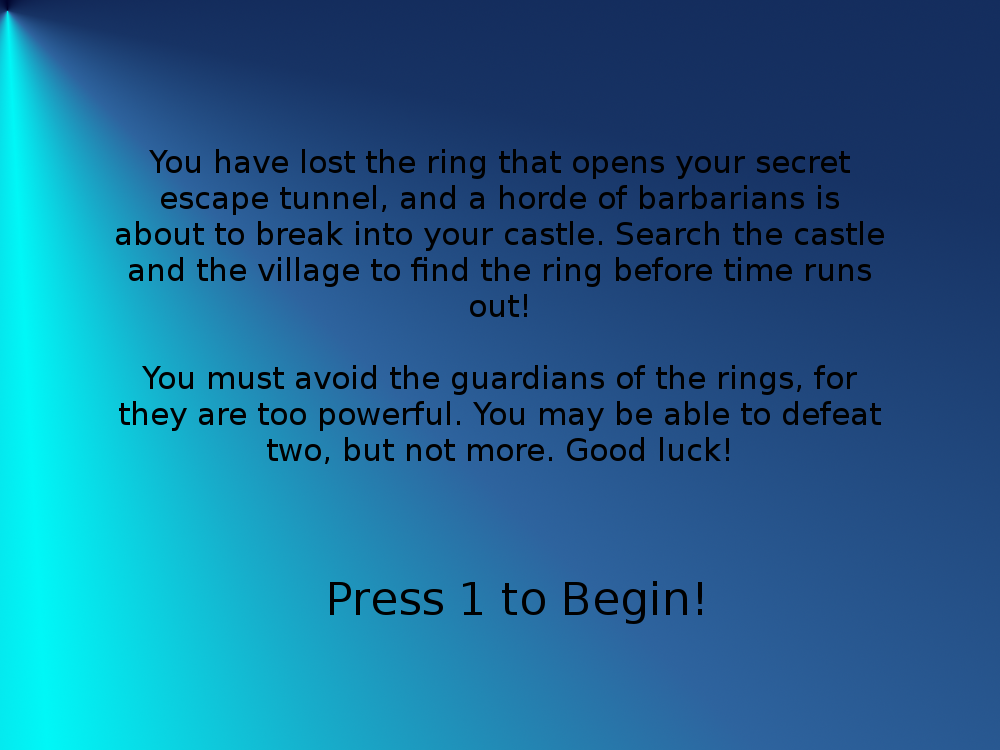
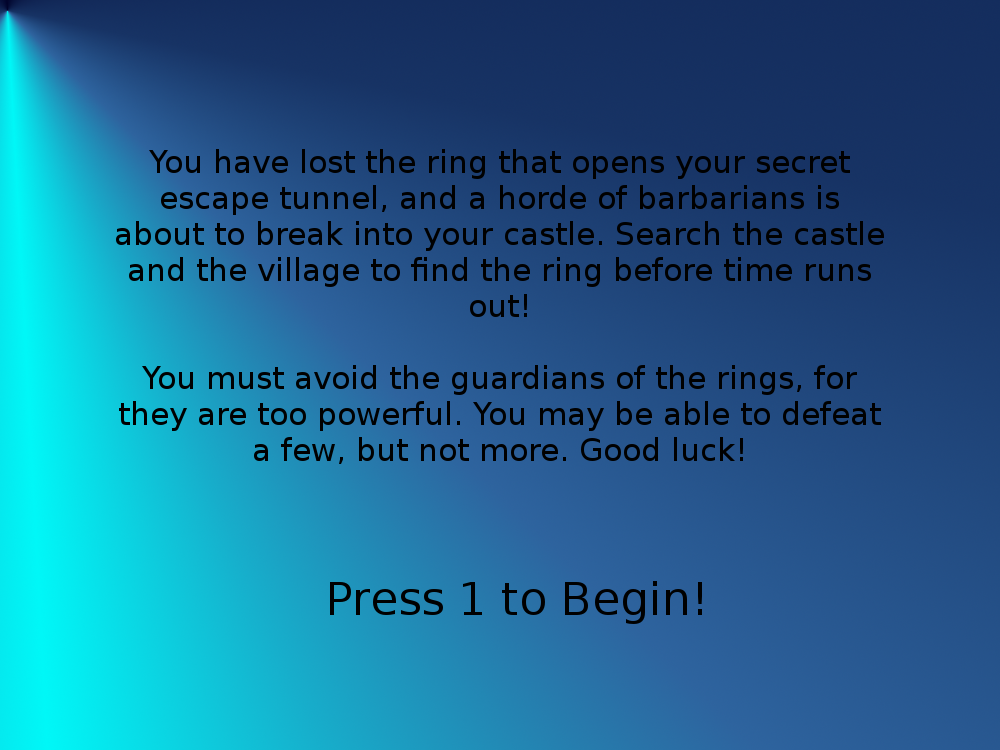
Layer changes from the first 1000×750 image to the second:
painted on "..." over [254, 437, 743, 464]
